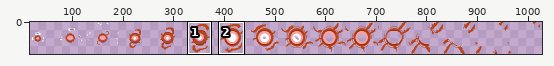
File history of a pixel-art file, enemies/juizBoss/explosionSprite-Sheet.aseprite. Above, an overview of the earlier version with the close-up marked.
Close-up. The starting point:
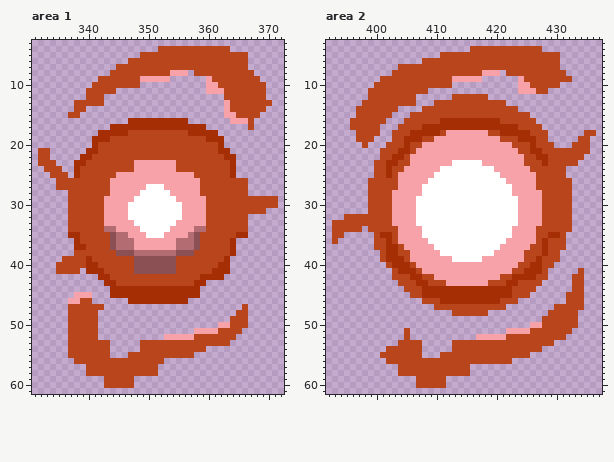
1088x64 pixels, 1 frame. Shown: area 1: x 331..372, y 3..61; area 2: x 392..437, y 3..61. The wide view leaves out empty margins. The commit also changed other parts of the picture, which this record leaves out.
The result:
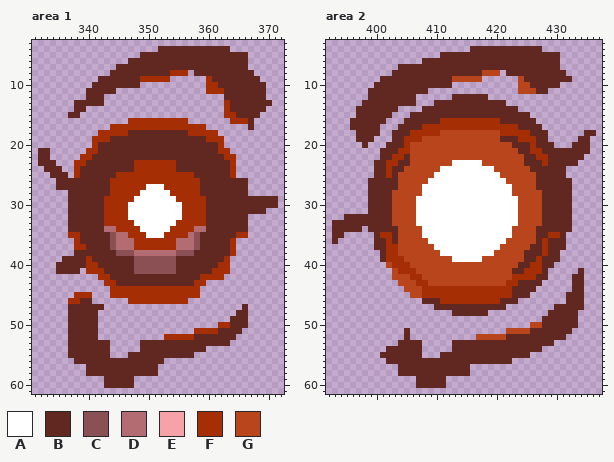
Palette (. is transparent): A #ffffff  B #612721  C #8a5054  D #b36d72  E #f6a2a8  F #a52e05  G #b9451d
Change:
Changed rows in their new state; - is an unchanged pixel.
Area 1:
first column x 332:
 4 --------------------BBBBBBBBBBBB--------
 5 -----------------BBBBBBBBBBBBBBBBBB-----
 6 ---------------BBBBBBBBBBBBBBBBBBBB-----
 7 -------------BBBBBBBBBBBBBBBBBBBBBB-----
 8 ------------BBBBBBBBBBFFF-BBBBBBBBBB----
 9 ----------BBBBBBBFFFFF------FBBBBBBBB---
10 ---------BBBBBBBB-----------FFBBBBBBBB--
11 --------BBBBB---------------FFFBBBBBBB--
12 --------BBB--------------------BBBBBBB--
13 ------BBBBB--------------------FBBBBBBB-
14 ------BB-----------------------FBBBBBB--
15 -----BB------------------------FFBBBB---
16 --------------------------------FFFB----
17 -----------------------------------B----
18 ---------------BBBBBBBBBB---------------
19 ------------BBBBBBBBBBBBBBBB------------
20 ----------BBBBBBBBBBBBBBBBBBBB----------
21 BB--------BBBBBBBBBBBBBBBBBBBB----------
22 BB-------BBBBBBBBBBBBBBBBBBBBBB---------
23 BBB-----BBBBBBBBFFFFFFFBBBBBBBBB--------
24 -BBB---BBBBBBBBBFFFFFFFBBBBBBBBB--------
25 --BBB--BBBBBBFFFFFFFFFFFFFBBBBBB--------
26 ---BBBBBBBBBFFFFFFFFFFFFFFFBBBBBBBB-----
27 ---BBBBBBBBBFFFFFF---FFFFFFBBBBBBBB-----
28 -----BBBBBBBFFFFF-----FFFFFBBBBBBBB-----
29 -----BBBBBBFFFFF-------FFFFFBBBBBBBBBBBB
30 -----BBBBBBFFFF---------FFFFBBBBBBBBBBBB
31 -----BBBBBBFFFF---------FFFFBBBBBBBBBB--
32 -----BBBBBBFFFF---------FFFFBBBBBBB-----
33 -----BBBBBBFFFFF-------FFFFFBBBBBBB-----
34 -----BBBBBB--FFFF-----FFFF--BBBBBBB-----
35 -------BBBBB---FFF---FFFF--BBBBBB-------
36 -------BBBBB----FFFFFFF----BBBBB--------
37 --------BBBB----FFFFFFF----BBBBB--------
38 ------BBBBBBB-------------BBBBBB--------
39 ----BBBB-BBBBBBB-------BBBBBBBB---------
40 ---BBBBB--BBBBBB-------BBBBBBB----------
41 ---BBBB----BBBBB-------BBBBBB-----------
42 ------------BBBBBBBBBBBBBBB-------------
43 -------------BBBBBBBBBBBBB--------------
45 ------FFF-------------------------------
46 -----FFBB-------------------------------
47 -----BBBBBB-----------------------B-----
48 -----BBBBB-----------------------BB-----
49 -----BBBBB----------------------BBB-----
50 -----BBBBB--------------------FFBBB-----
51 -----BBBBB----------------FFFFBBBB------
52 -----BBBBB-----------FFFFFBBBBBBB-------
53 -----BBBBBBB-----BBBBBBBBBBBBBBB--------
54 -----BBBBBBB-----BBBBBBBBBBB------------
55 -----BBBBBBB---BBBBBBBBBBB--------------
56 ------BBBBBBBBBBBBBBB-------------------
57 --------BBBBBBBBBBBB--------------------
58 --------BBBBBBBBBBBB--------------------
59 -----------BBBBB------------------------
60 -----------BBBBB------------------------
Area 2:
first column x 393:
 4 -----------------------BBBBBBBBBBBB---------
 5 ------------------BBBBBBBBBBBBBBBBBBBB------
 6 ---------------BBBBBBBBBBBBBBBBBBBBBBB------
 7 -----------BBBBBBBBBBBBBBBBBBBBBBBBBBB------
 8 ----------BBBBBBBBBBBBBBBGGG-BBBBBBBBBB-----
 9 --------BBBBBBBBBBBBGGGGG------GBBBBBBBB----
10 -------BBBBBBBBBBBBB-----------GGBBBBB------
11 ------BBBBBBBBBB---------------GGGBB--------
12 ------BBBBBBBB------BBBBBB------------------
13 -----BBBBBBBBB---BBBBBBBBBBBB---------------
14 ----BBBBBBB----BBBBBBBBBBBBBBBB-------------
15 ----BBBBBB---BBBBBBBBBBBBBBBBBBBB-----------
16 ---BBBBBB---BBBBBB----------BBBBBB----------
17 ---BBBBB---BBBB----------------BBBB---------
18 ----BBBB--BBB------GGGGGGG-------BBB------BB
19 ----BBB---BB-----GGGGGGGGGGGBBB---BB-----BB-
20 -----B---BBB---GGGGGGGGGGGGGGGBBB-BBB---BBB-
21 --------BBB---GGGGGGGGGGGGGGGGGBB--BBBBBBBB-
22 --------BB--BGGGGGGGGGGGGGGGGGGGBB--BBBBBB--
23 -------BB--BBGGGGGGG-----GGGGGGGBBB-BBBBB---
24 -------BB-BBGGGGGG---------GGGGGGBBBBBB-----
25 -------BB-BGGGGGG-----------GGGGGGBBBBB-----
26 ------BBBBBGGGGG-------------GGGGGBBBBBB----
27 ------BBBBBGGGG---------------GGGGBBBBBB----
28 ------BBBBGGGGG---------------GGGGGBBBBB----
29 ------BBBBGGGG-----------------GGGGBBBBB----
30 ------BBBBGGGG-----------------GGGGBBBBB----
31 ------BBBBGGGG-----------------GGGGBBBBB----
32 --BBBBBBBBGGGG-----------------GGGGBBBBB----
33 BBBBBBBBBBGGGG-----------------GGGGBBBBB----
34 BBBBB-BBBBBGGGG---------------GGGGBBBBBB----
35 BB-----B--BGGGG---------------GGGGBB--B-----
36 B------BB-BGGGGG-------------GGGGGB-BBB-----
37 -------BB---GGGGG-----------GGGGGBB-BBB-----
38 --------B----GGGGG---------GGGGGBBB-BB------
39 --------B----GGGGGGG-----GGGGGGGBB-BBB------
40 --------------GGGGGGGGGGGGGGGGGBB--BB-------
41 ---------------GGGGGGGGGGGGGGGBB---B-----B--
42 -----------------GGGGGGGGGGG------BB----BB--
43 -------------------GGGGGGG-----BBBB-----BB--
44 ------------------------------BBBB------BB--
45 ------------------------------BBB------BBB--
46 ---------------BBB----------BBB--------BBB--
47 -----------------BBBBBBBBBBBB--------BBBBB--
48 --------------------BBBBBB----------BBBBB---
49 -----------------------------------BBBBBB---
50 ---------------------------------GGBBBBBB---
51 ------------B----------------GGGGBBBBBBB----
52 ------------B-----------GGGGGBBBBBBBBBB-----
53 -----------BBBB-----BBBBBBBBBBBBBBBBB-------
54 ---------BBBBBB-----BBBBBBBBBBBBBBB---------
55 --------BBBBBBB---BBBBBBBBBBBBBBB-----------
56 ---------BBBBBBBBBBBBBBBBBBBBB--------------
57 -----------BBBBBBBBBBBB---------------------
58 -----------BBBBBBBBBBBB---------------------
59 --------------BBBBB-------------------------
60 --------------BBBBB-------------------------
